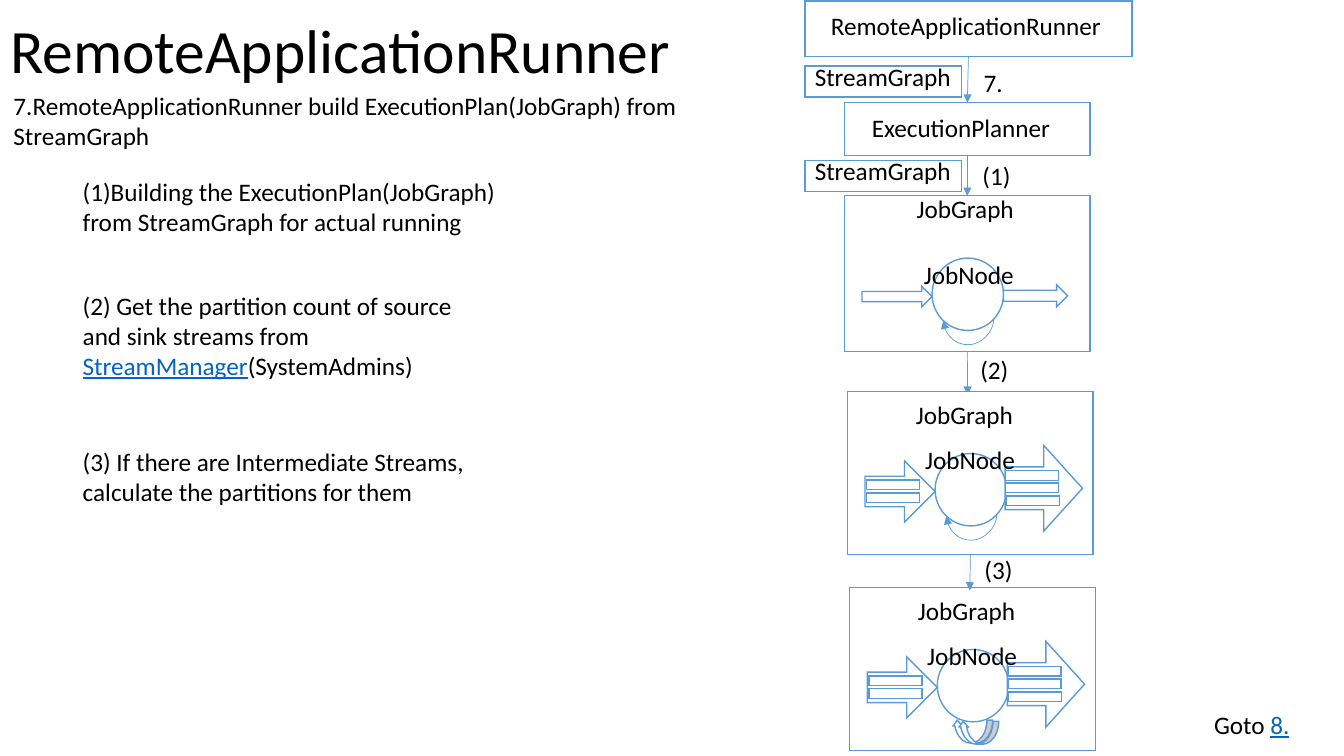
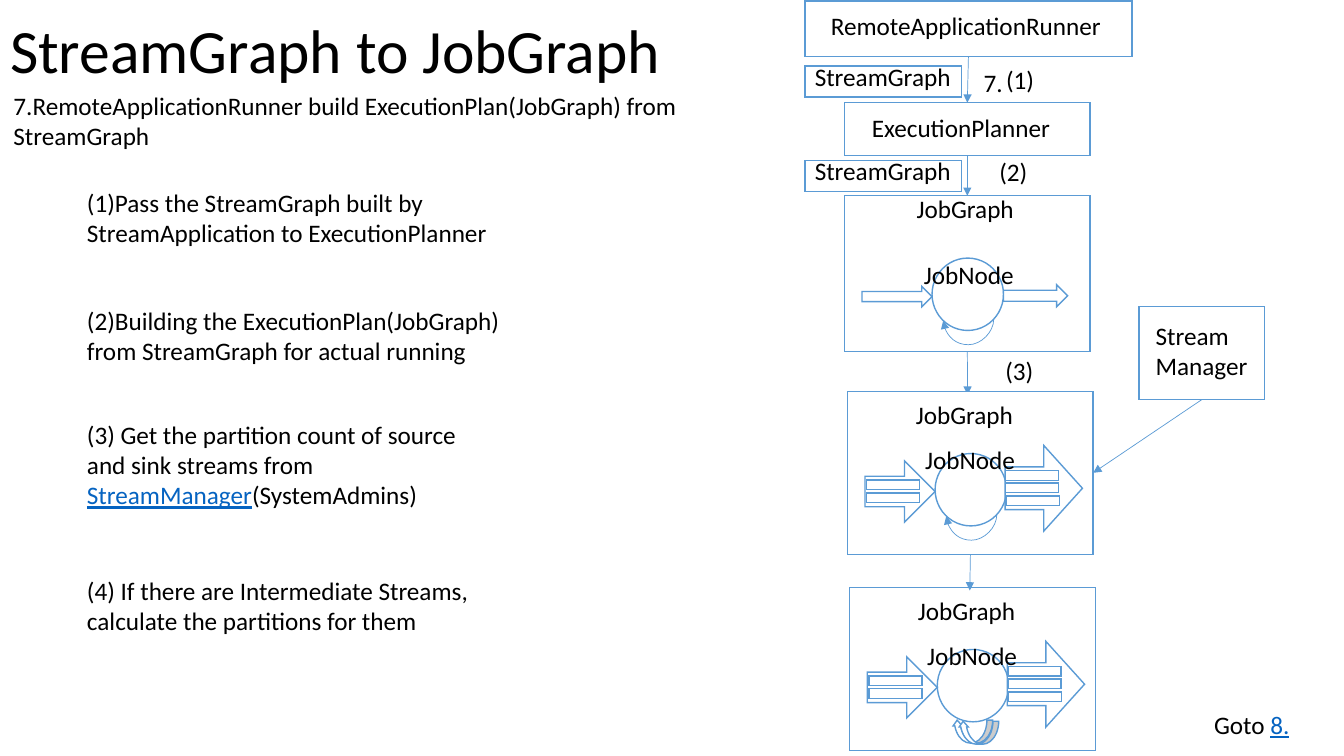
Before and after one commit to Swrrt/Samza-Documents, a slide deck: slide 37 of Documentation/SamzaStructure.pptx (slide 28 before the commit). Drawn at 1344x756 pixels with LibreOffice and Linux fonts; fonts in the diff are those of the drawing. Boxes give left, top, right and bottom in pixels: in the first picture for what was removed or moved away, otherwise in the second. Text is boxed around its words. In the diff, an @@ line names an element or a change of style, - is before the commit and + after.

```diff
--- a/Documentation/SamzaStructure.pptx
+++ b/Documentation/SamzaStructure.pptx
@@ title at <box>10,30,660,83</box>: text changed @@
-RemoteApplicationRunner
+StreamGraph to JobGraph
@@ text "(1)": place and size @@
-text "(1)" at <box>982,166,1010,189</box>
+text "(1)" at <box>1006,70,1034,93</box>
@@ text "(2)": place and size @@
-text "(2)" at <box>980,360,1008,383</box>
+text "(2)" at <box>999,162,1027,185</box>
@@ text added at <box>87,193,486,246</box>, 18 pt, text #000000 @@
+(1)Pass the StreamGraph built by StreamApplication to ExecutionPlanner
@@ text at <box>87,311,499,365</box>: text changed @@
-(1)Building the ExecutionPlan(JobGraph) from StreamGraph for actual running
+(2)Building the ExecutionPlan(JobGraph) from StreamGraph for actual running
@@ rectangle added at <box>1139,307,1265,399</box>, fill #FFFFFF, outline #5B9BD5 1 pt @@
@@ text added at <box>1146,316,1258,387</box>, 18 pt, text #000000 @@
+StreamManager
@@ text "(3)": place and size @@
-text "(3)" at <box>984,560,1012,583</box>
+text "(3)" at <box>1005,361,1033,384</box>
@@ arrow added from (1202, 399) to (1094, 473), #5B9BD5 0.5 pt @@
@@ text at <box>87,425,456,509</box>: text changed @@
-(2) Get the partition count of source and sink streams from StreamManager(SystemAdmins)
+(3) Get the partition count of source and sink streams from StreamManager(SystemAdmins)
@@ text at <box>87,581,468,634</box>: text changed @@
-(3) If there are Intermediate Streams, calculate the partitions for them
+(4) If there are Intermediate Streams, calculate the partitions for them
```
Also in this commit, not shown: 31 other slides changed, 3 slides added.
